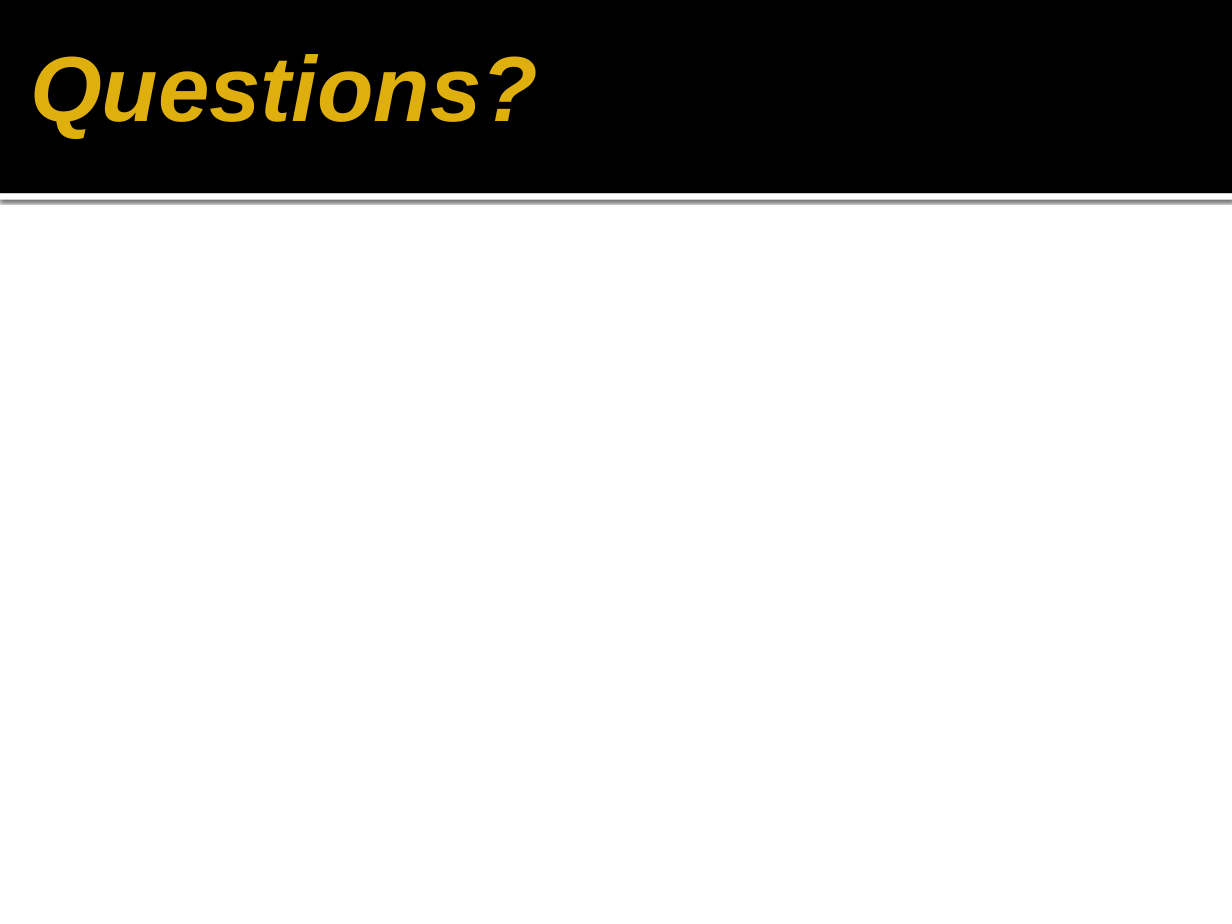
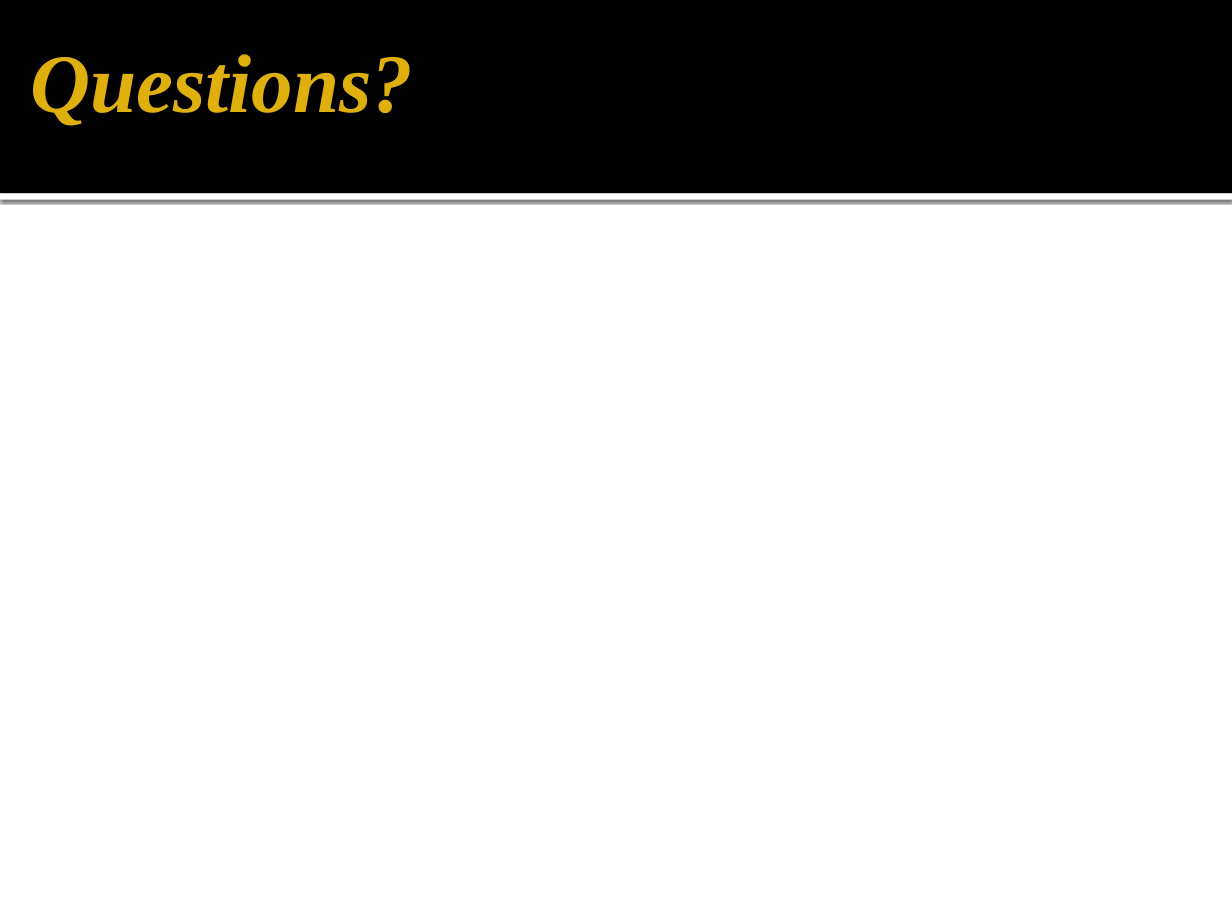
Before and after one commit to gmarcotte/teamceg, a slide deck: slide 17 of pear/submission_materials/PairgrammingDemo.pptx. Drawn at 1232x924 pixels with LibreOffice and Linux fonts; fonts in the diff are those of the drawing; background and template pictures are left out. Boxes give left, top, right and bottom in pixels: in the first picture for what was removed or moved away, otherwise in the second. Text is boxed around its words. In the diff, an @@ line names an element or a change of style, - is before the commit and + after.

```diff
--- a/pear/submission_materials/PairgrammingDemo.pptx
+++ b/pear/submission_materials/PairgrammingDemo.pptx
@@ title "Questions?" at bbox=[30, 54, 413, 126]: size 60 to 54 pt, font Arial to Times New Roman @@
```
Also in this commit, not shown: 7 other slides changed, 1 slide added, 1 slide removed.
